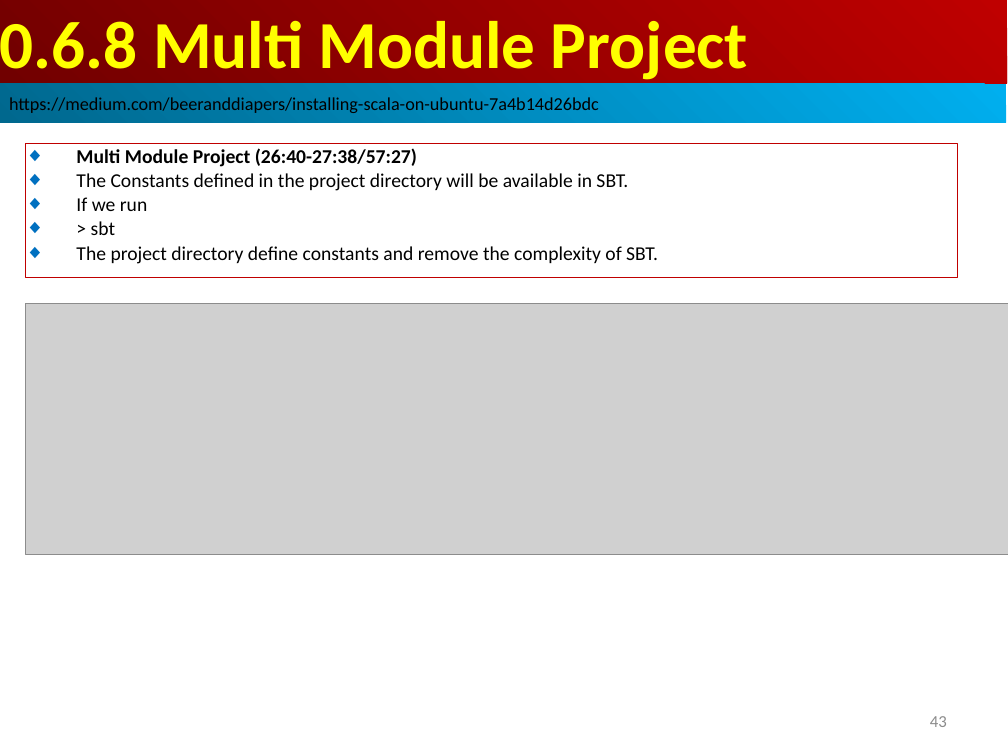
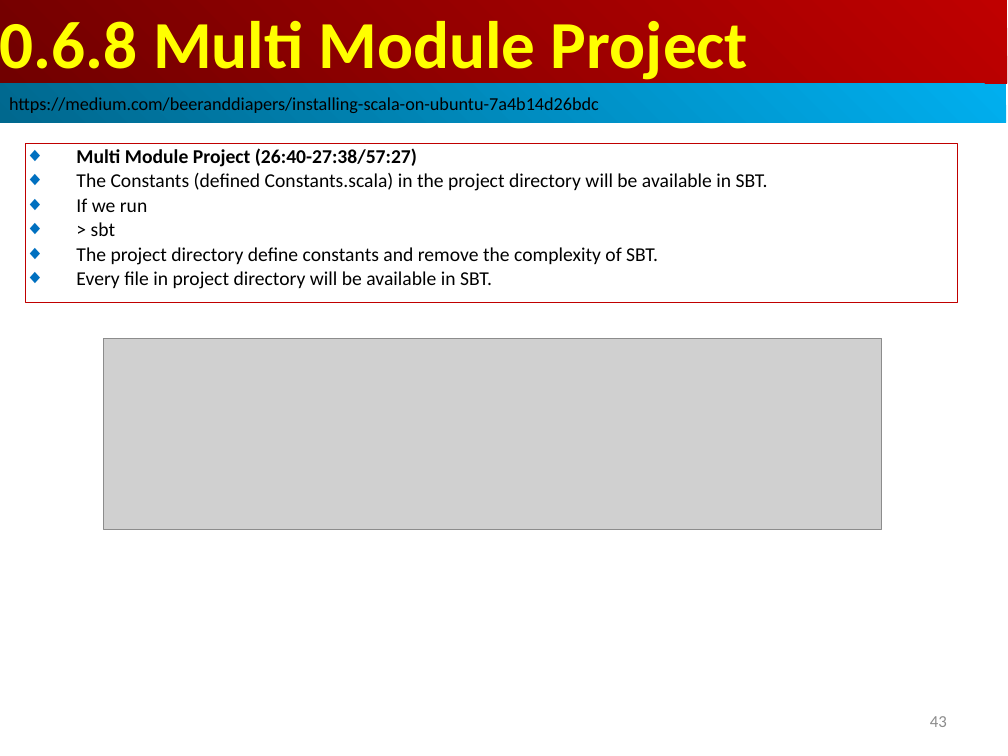
Before and after one commit to peterhchen/AIU_CS800_Chisel, a slide deck: slide 43 of 002_Tool/000_Video/000.06_Run_Scala_SBT.ppt. Drawn at 1008x756 pixels with LibreOffice and Linux fonts; fonts in the diff are those of the drawing; grey boxes stand for pictures. Boxes give left, top, right and bottom in pixels: in the first picture for what was removed or moved away, otherwise in the second. Text is boxed around its words. In the diff, an @@ line names an element or a change of style, - is before the commit and + after.

```diff
--- a/002_Tool/000_Video/000.06_Run_Scala_SBT.ppt
+++ b/002_Tool/000_Video/000.06_Run_Scala_SBT.ppt
@@ rectangle "Multi Module Project (26:40-27:38/57:27)" resized from (x1=25, y1=143, x2=958, y2=277) to (x1=25, y1=143, x2=958, y2=302) @@
@@ text in rectangle at (x1=76, y1=173, x2=768, y2=191): text changed @@
-◆ The Constants defined in the project directory will be available in SBT.
+◆ The Constants (defined Constants.scala) in the project directory will be available in SBT.
@@ text in rectangle at (x1=76, y1=271, x2=492, y2=289): paragraph added @@
+◆ Every file in project directory will be available in SBT.
@@ picture resized from (x1=25, y1=303, x2=1008, y2=554) to (x1=104, y1=338, x2=882, y2=529) @@
```
Also in this commit, not shown: 4 slides added.
